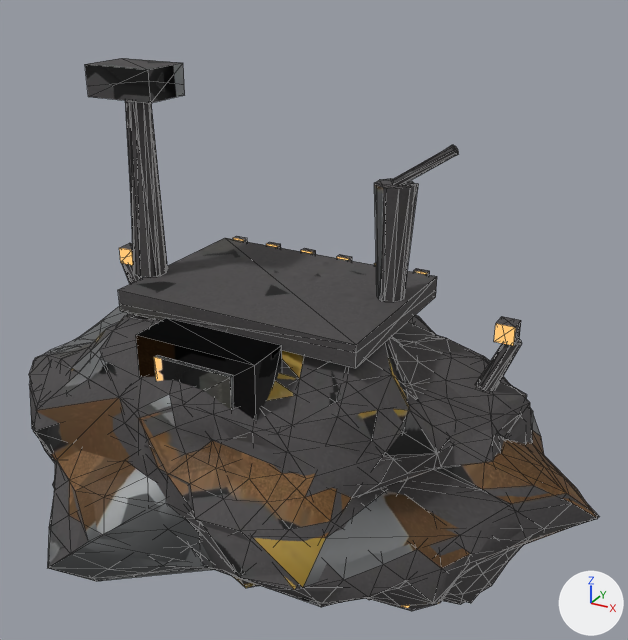
A saved change to the glTF model tools/asset_factory/deliveries/parti1/sd_prop_lair3.glb.
Rendered twice from a 50 mm lens placed at (0.633, -1.046, 0.562), pointed at (0.044, 0.026, 0.026). The lights are fixed; the arrows at lower right show +X, +Y and +Z. The first picture is the older version. Mesh edges are drawn as thin lines. Where no turn or scale is listed for an object, it has been applied to the vertices. Vertices at exactly the same position are counted once.

In view in the first picture: 'LOD0_body', 'LOD1_body'.
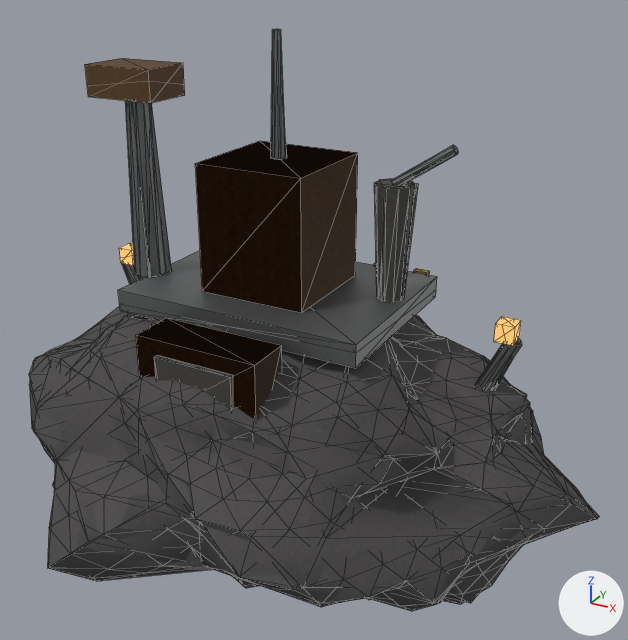
The newer file is also turned or shifted as a whole; pictures and numbers use the older file's frame.

Location of each change, [x1, y1, x2, y2] in pixels of the pictures (628 x 640 px):
'LOD0_body', reshaped
    before: [29, 58, 598, 608]
    after: [29, 29, 598, 608]
part 1 of me_lod0_body, added (brown)
    after: [195, 141, 358, 313]
part 2 of me_lod0_body, added
    after: [271, 29, 286, 160]
part 3 of me_lod0_body, surface changed
    both: [33, 58, 598, 608]
part 4 of me_lod1_body, rebuilt (mostly hidden)
    before: [486, 343, 503, 368]
    after: [476, 345, 522, 384]
part 5 of me_lod1_body, built on
    before: [131, 101, 168, 277]
    after: [131, 101, 287, 278]
part 6 of me_lod1_body, surface changed
    both: [32, 101, 598, 611]

What the commit changed:
me_lod0_body is used by ob_lod0_body; location (0.0, 0.0, 0.0).
me_lod0_body had 837 vertices, 1530 faces and spanned x -0.5..0.5, y -0.379..0.379, z -0.4..0.4.
me_lod0_body now has 861 vertices, 1561 faces and spans x -0.5..0.5, y -0.379..0.379, z -0.4..0.45.
me_lod0_body part 1: the loose piece of 8 vertices spanning x -0.043..-0.02, y 0.138..0.149, z 0.052..0.091 is copied, and the copy is scaled about its middle by (7.5, 15, 4.86), then moved by (0.033, -0.145, 0.111); it spans x -0.082..0.085, y -0.085..0.083, z 0.088..0.277.
me_lod0_body part 2: a new loose piece of 16 vertices spanning x -0.009..0.013, y -0.012..0.01, z 0.277..0.45, in mat_mat_body.
me_lod0_body part 3: 1516 kept faces spanning x -0.5..0.5, y -0.379..0.379, z -0.4..0.4 get new texture (UV) coordinates.
Other edits to the shape of me_lod0_body do not show in these pictures.
me_lod1_body is used by ob_lod1_body; location (0.0, 0.0, 0.0).
me_lod1_body had 278 vertices, 453 faces and spanned x -0.502..0.5, y -0.379..0.382, z -0.399..0.385.
me_lod1_body now has 286 vertices, 463 faces and spans x -0.502..0.5, y -0.379..0.382, z -0.399..0.45.
me_lod1_body part 4: the loose piece of 6 vertices spanning x 0.265..0.348, y 0.036..0.069, z -0.112..0.053 is rebuilt with 5 vertices and now spans x 0.266..0.359, y 0.039..0.073, z -0.11..0.053.
Part 5, on me_lod1_body:
7 vertices are removed from x -0.322..-0.02, y -0.043..0.149, z -0.004..0.088.
18 faces are deleted.
2 vertices move from x -0.213..-0.177, y -0.08..-0.071, z 0.088 to x -0.228..-0.185, y -0.08..-0.06, z 0.088.
18 vertices are added at x -0.309..0.085, y -0.085..0.149, z 0.0..0.45.
28 new faces join them.
me_lod1_body part 6: 425 kept faces spanning x -0.502..0.5, y -0.379..0.382, z -0.399..0.385 get new texture (UV) coordinates.
Other edits to the shape of me_lod1_body do not show in these pictures.
